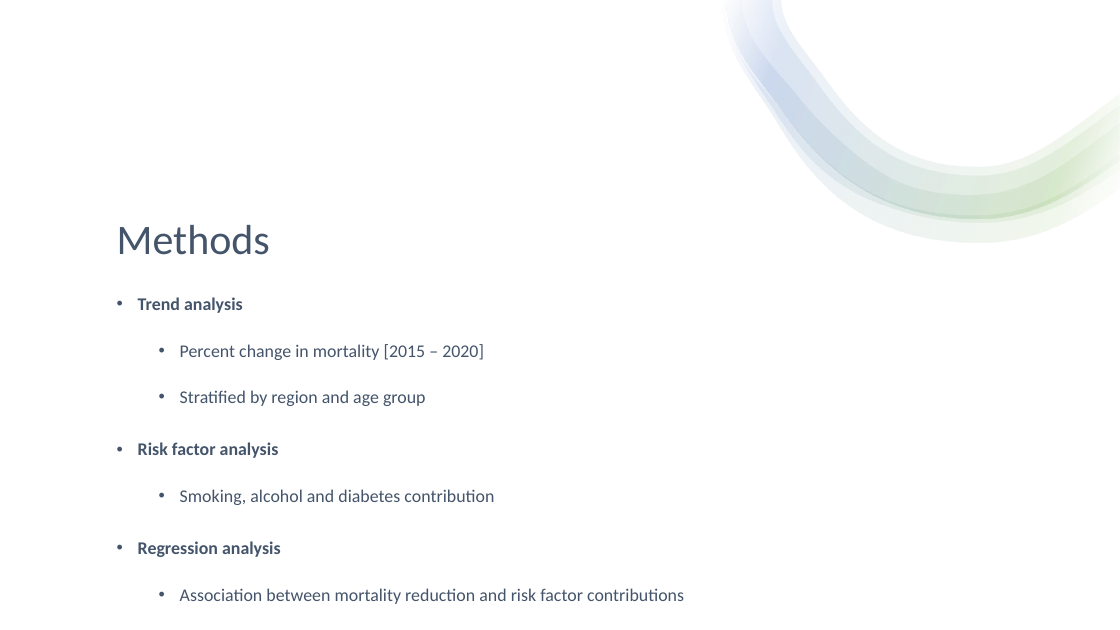
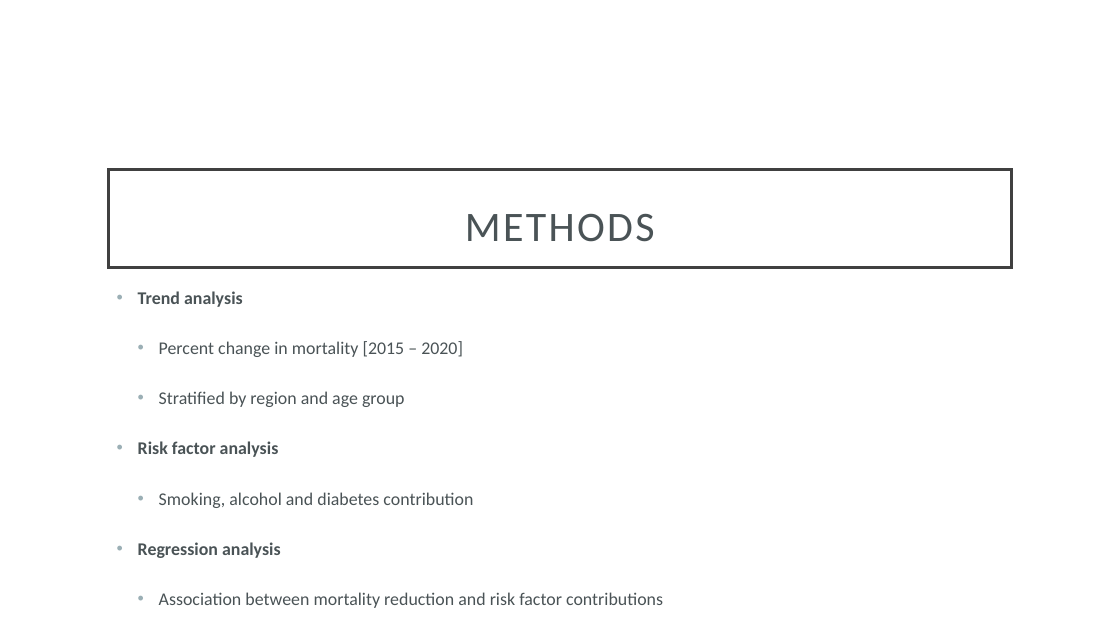
Before and after one commit to smwhikeh/HMS_520_Final_Project_TB, a slide deck: slide 8 of HMS_520_Final_Presentation_Whikehart_Naing.pptx (slide 7 before the commit). Drawn at 1120x630 pixels with LibreOffice and Linux fonts; fonts in the diff are those of the drawing. Boxes give left, top, right and bottom in pixels: in the first picture for what was removed or moved away, otherwise in the second. Text is boxed around its words. In the diff, an @@ line names an element or a change of style, - is before the commit and + after.

```diff
--- a/HMS_520_Final_Presentation_Whikehart_Naing.pptx
+++ b/HMS_520_Final_Presentation_Whikehart_Naing.pptx
@@ rectangle removed at bbox=[0, 0, 1120, 630] @@
@@ group removed at bbox=[723, 0, 1120, 243]: 4 freeform shapes @@
@@ title "METHODS": place and size @@
-title "METHODS" at bbox=[117, 225, 270, 255]
+title "METHODS" at bbox=[108, 170, 1012, 268]
@@ title "METHODS" at bbox=[108, 170, 1012, 268]: fill none to #FFFFFF; outline none to #404040 2.5 pt @@
@@ title at bbox=[465, 213, 655, 242]: text changed; text colour #44546A to #4A5356 @@
-Methods
+METHODS
@@ text "Trend analysis" at bbox=[138, 291, 663, 608]: text colour #44546A to #4A5356; line spacing 1.9 to 1.8; indent changed; more space between paragraphs @@
```
Also in this commit, not shown: 16 other slides changed, 2 slides added, 1 slide removed, 5 other files.
